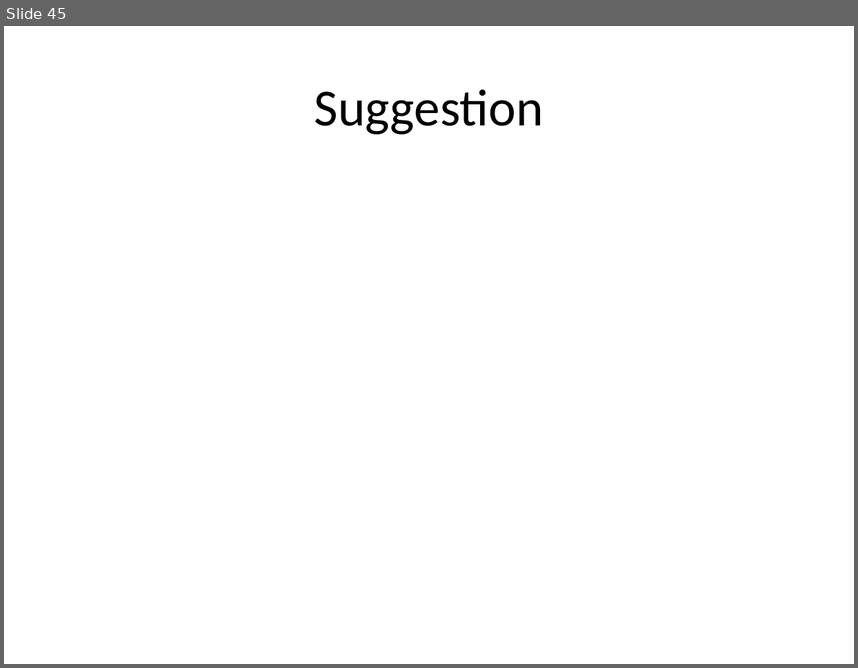
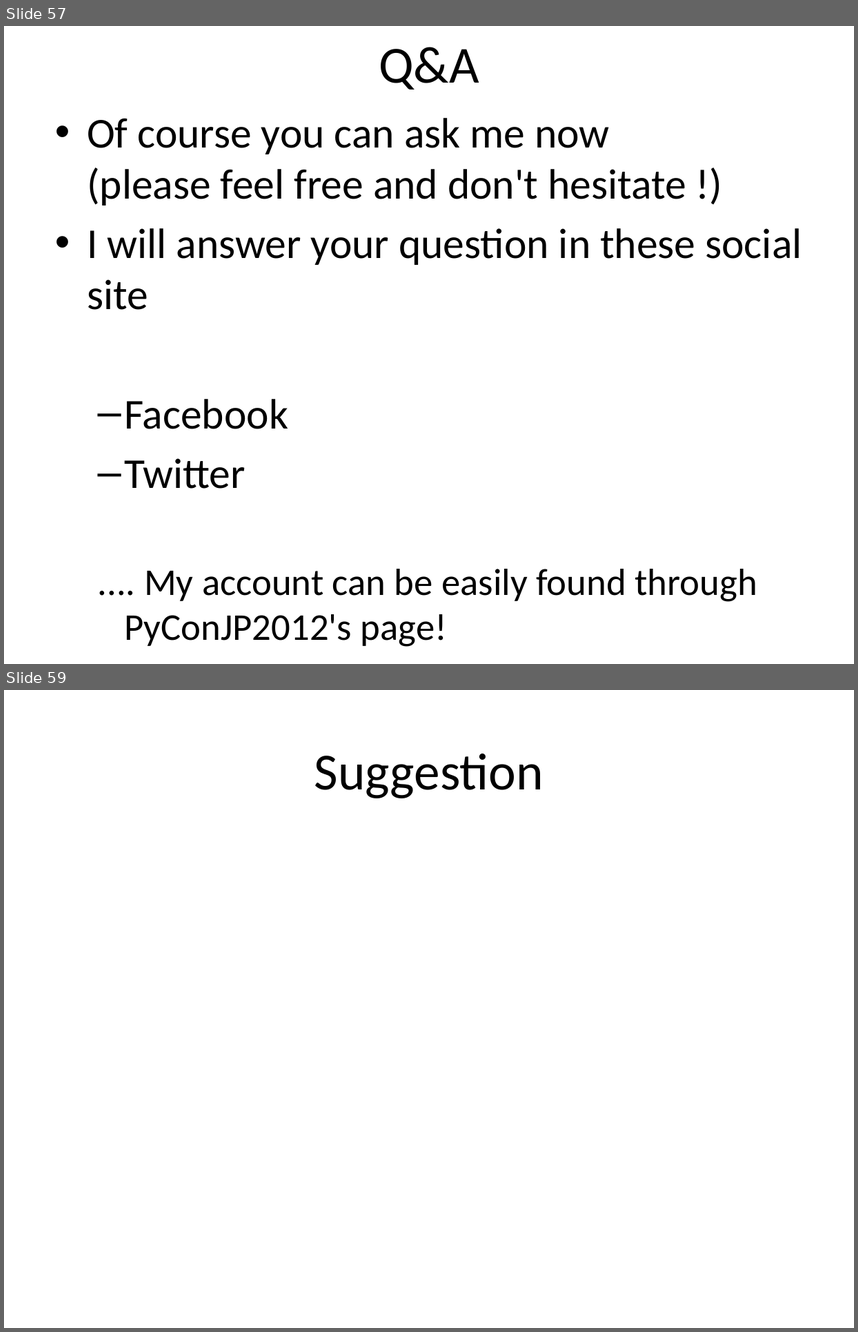
Before and after one commit to ryotaro/pyconjp2012slide, a slide deck: master/Fundamental Technologies Used in PyPy JIT Compiler.pptx. Shown one above the other, each under a label of ours: slide 45 before the commit, slides 57 and 59 after it; the slides between them are not shown. The pictures are 858x668 and 858x1332 pixels, drawn with LibreOffice and Linux fonts; fonts in the diff are those of the drawing. Boxes give left, top, right and bottom in pixels: in the first picture for what was removed or moved away, otherwise in the second. Text is boxed around its words. In the diff, an @@ line names an element or a change of style, - is before the commit and + after.

```diff
--- a/master/Fundamental Technologies Used in PyPy JIT Compiler.pptx
+++ b/master/Fundamental Technologies Used in PyPy JIT Compiler.pptx
@@ slide 57 added at <box>4,26,854,664</box>, background #FFFFFF @@
@@ title added at <box>379,47,479,89</box>, 44 pt, text #000000 @@
+Q&A
@@ text added at <box>87,118,802,646</box>, 36 pt, text #000000 @@
+• Of course you can ask me now
+  (please feel free and don't hesitate !)
+• I will answer your question in these social site
+  – Facebook
+  – Twitter
+  .... My account can be easily found through PyConJP2012's page!
@@ what was slide 45 is now slide 59 @@
```
Also in this commit, not shown: 15 other slides added, 2 slides removed.
